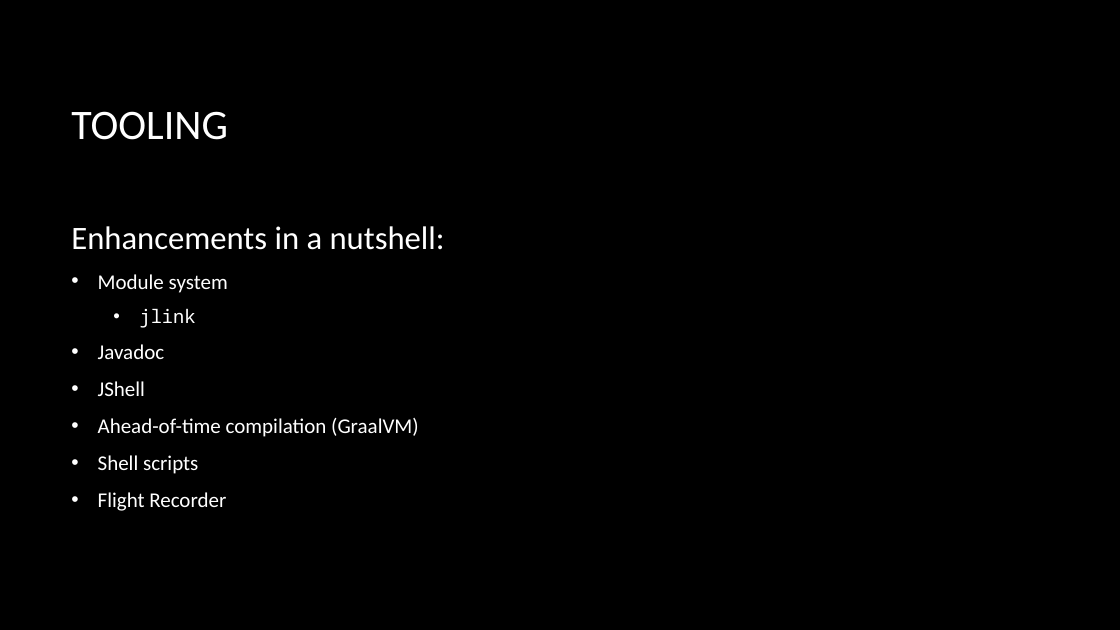
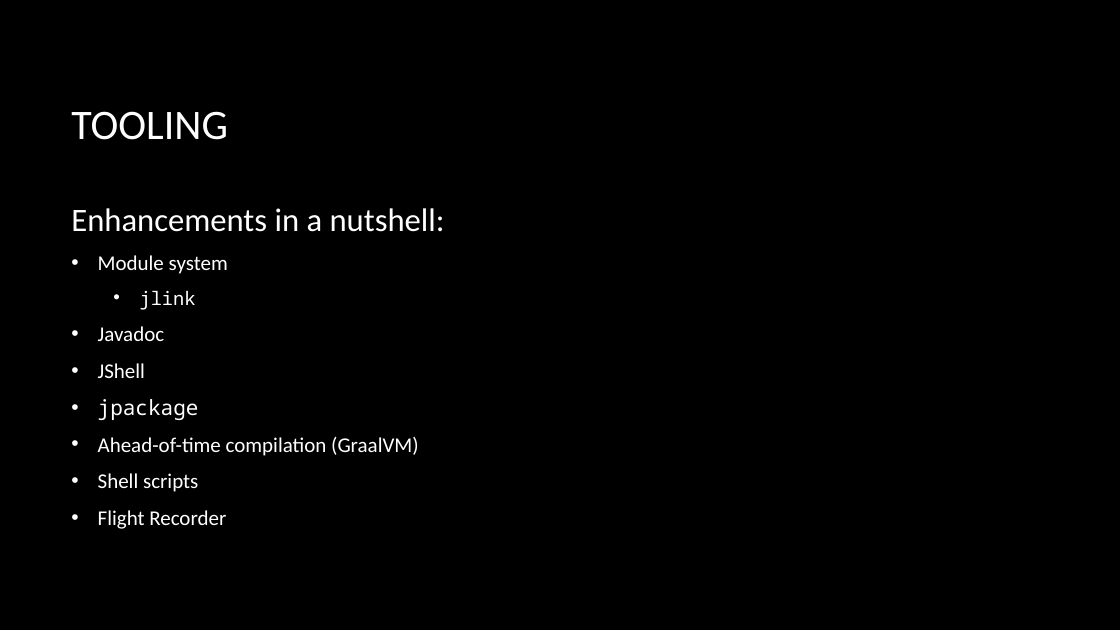
Before and after one commit to macdaddyaz/modern-java, a slide deck: slide 40 of Java 9 and up.pptx (slide 39 before the commit). Drawn at 1120x630 pixels with LibreOffice and Linux fonts; fonts in the diff are those of the drawing; background and template pictures are left out. Boxes give left, top, right and bottom in pixels: in the first picture for what was removed or moved away, otherwise in the second. Text is boxed around its words. In the diff, an @@ line names an element or a change of style, - is before the commit and + after.

```diff
--- a/Java 9 and up.pptx
+++ b/Java 9 and up.pptx
@@ text at bbox=[98, 399, 199, 420]: paragraph added @@
+• jpackage
```
Also in this commit, not shown: 9 other slides changed, 17 slides added, 1 slide removed.
